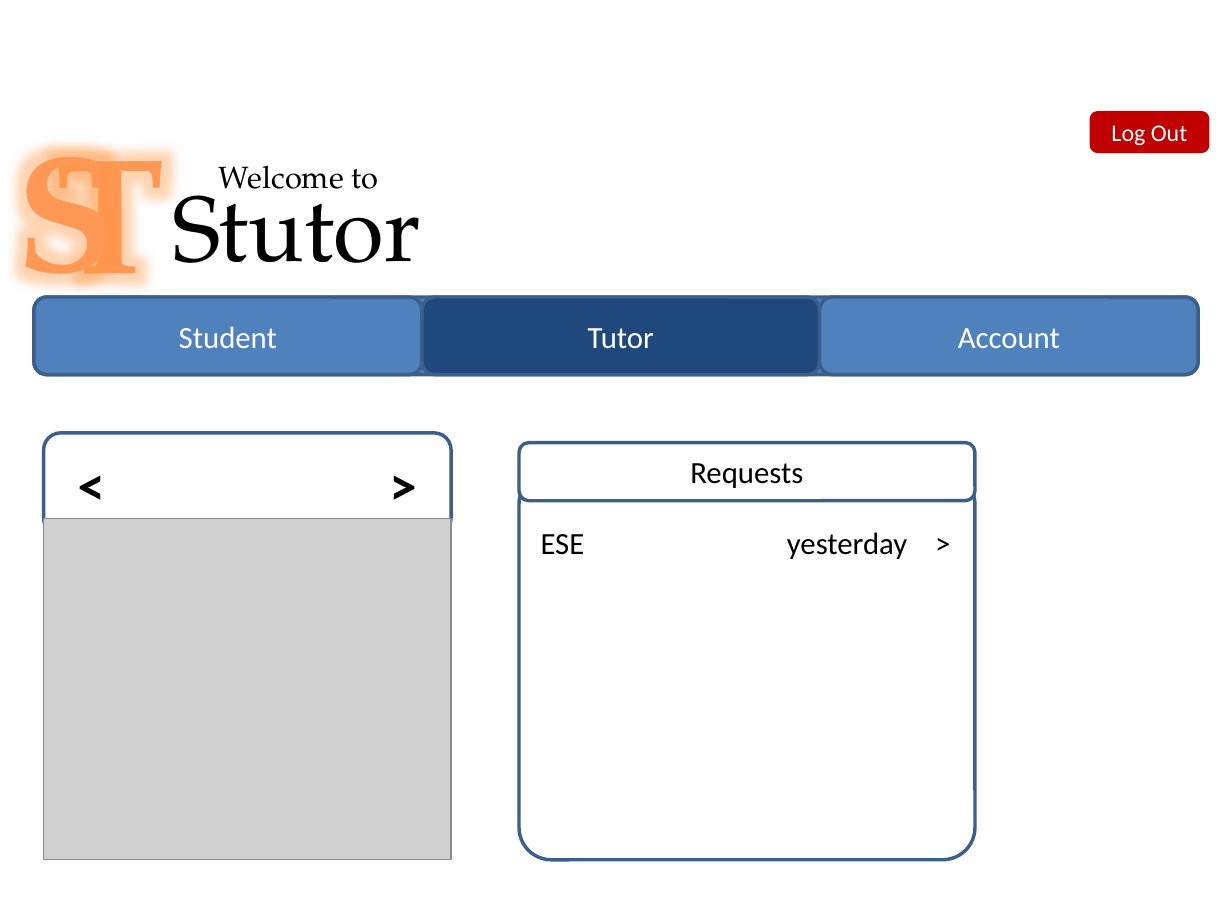
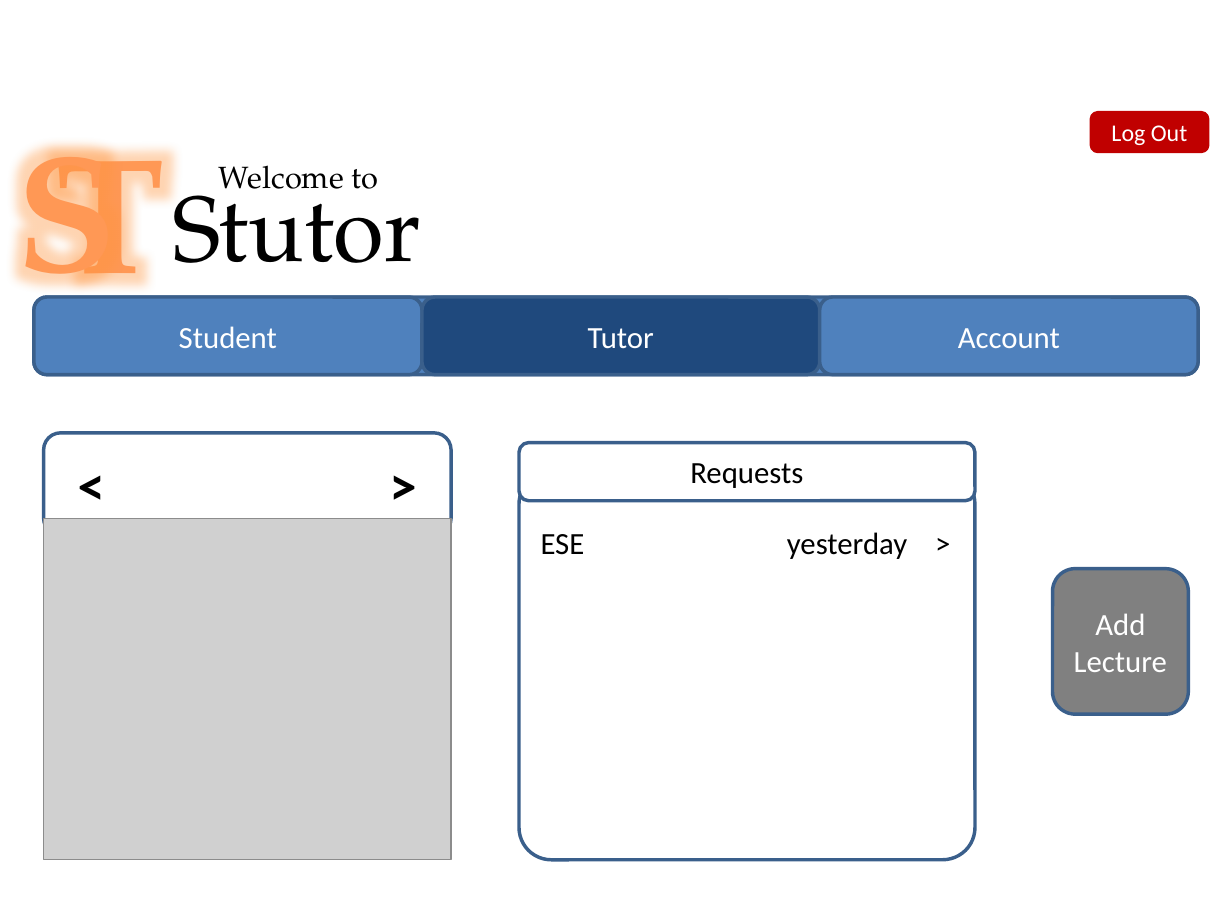
Before and after one commit to unibe-ese/ese2015-team8, a slide deck: slide 5 of Prototypes/Power Point Prototype/Einzeln/Main.pptx. Drawn at 1232x924 pixels with LibreOffice and Linux fonts; fonts in the diff are those of the drawing; grey boxes stand for pictures; background and template pictures are left out. Boxes give left, top, right and bottom in pixels: in the first picture for what was removed or moved away, otherwise in the second. Text is boxed around its words. In the diff, an @@ line names an element or a change of style, - is before the commit and + after.

```diff
--- a/Prototypes/Power Point Prototype/Einzeln/Main.pptx
+++ b/Prototypes/Power Point Prototype/Einzeln/Main.pptx
@@ rounded rectangle added at (x1=1052, y1=569, x2=1188, y2=715), fill #808080, outline #3A5F8C 2 pt, 18 pt, text #FFFFFF @@
+Add Lecture
```
Also in this commit, not shown: 2 other slides changed.
